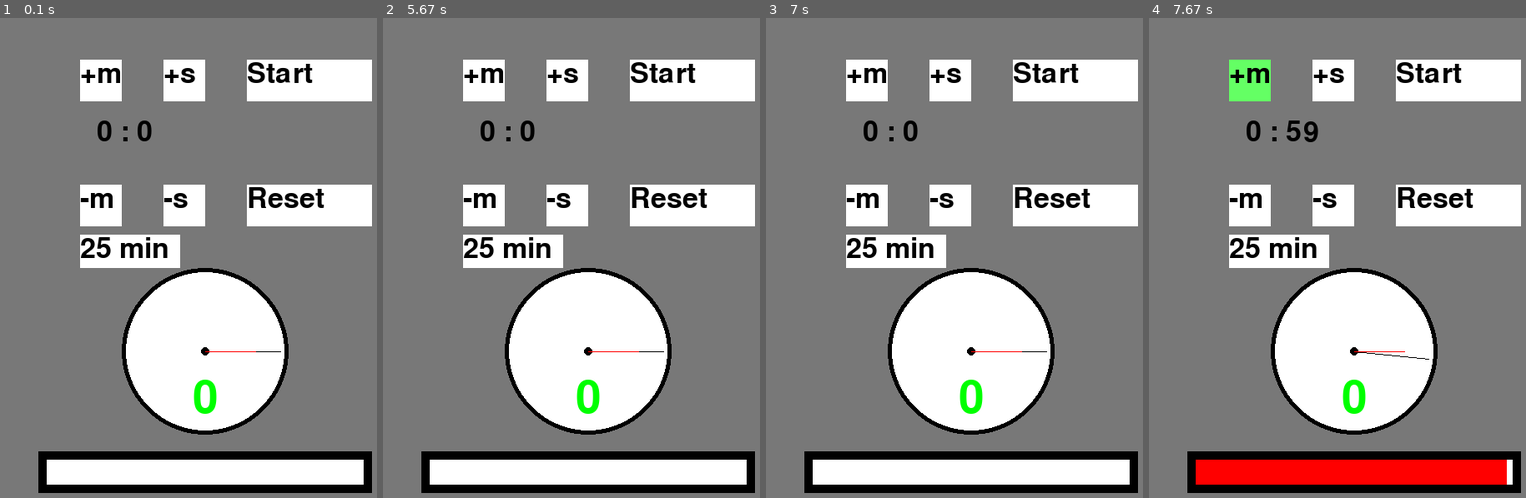
Above: before the commit, frames 1-4 (left to right).
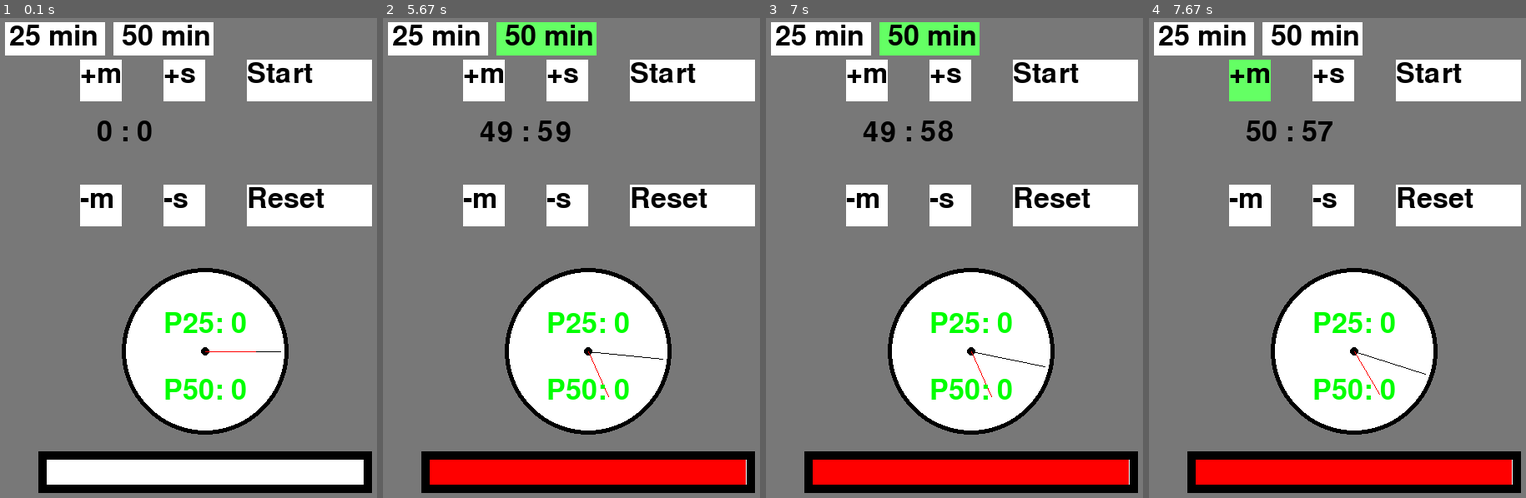
Above: after the commit, the same moments.

Repository: thiencao264/git-hub-python
Game: pygame game, started from Pomodoro Timer/count_down_clock.py
The game is run twice, just before and just after one commit, with the same random seed, the same clock (stepped at 60 frames per second) and the same inputs.
Inputs (mouse positions are in pixels of both pictures, inside the frame that each line leads up to):
- Up to frame 1 (0.1 s): no input
- Up to frame 2 (5.67 s): click "Start" at 0.38 s; click (545, 37) at 4.28 s, where only the run after the commit has a clickable "50 min"
- Up to frame 3 (7 s): click "+m" at 6.13 s
- Up to frame 4 (7.67 s): click "25 min" at 7.18 s

The runs differ from the first frame. In frame 1, 6.5% of the frame differs, in the area x 1-66%, y 0-83%; in frame 2, 11%, in the area x 1-97%, y 0-98%; in frame 3, 11%; in frame 4, 7.1%.

Commit message:
Timer Clock Version 1.0.0.2

Diff:
--- a/Pomodoro Timer/count_down_clock.py
+++ b/Pomodoro Timer/count_down_clock.py
@@ -25,6 +25,12 @@
 count_pomodoro_day = 0
 start = False
 break_time = 0
+
+count_pomodoro25_day = 0
+count_pomodoro50_day = 0
+select_time25 = 0
+select_time50 = 0
+
 
 # Font:
 # 01: Create Font
@@ -35,9 +41,10 @@
 text_4 = font.render('-s', True, BLACK)
 text_5 = font.render('Start', True, BLACK)
 text_6 = font.render('Reset', True, BLACK)
-text_7 = font.render('25 min', True, BLACK)
-
+text_70 = font.render('25 min', True, BLACK)
+text_71 = font.render('50 min', True, BLACK)
 text_8 = font.render('BREAK TIME 5 MINUTES', True, GREEN)
+
 
 
 
@@ -85,9 +92,13 @@
     if (300 < mouse_x < 450) and (200 < mouse_y < 250): # Reset
         pygame.draw.rect(screen, WHITE1, (300, 200, 150, 50))
 
-    pygame.draw.rect(screen, WHITE, (100, 260, 120, 40)) # 25 minute
-    if (100 < mouse_x < 220) and (260 < mouse_y < 300):
-        pygame.draw.rect(screen, WHITE1, (100, 260, 120, 40))
+    pygame.draw.rect(screen, WHITE, (10, 5, 120, 40)) # 25 minute
+    if (10 < mouse_x < 130) and (5 < mouse_y < 45):
+        pygame.draw.rect(screen, WHITE1, (10, 5, 120, 40))
+
+    pygame.draw.rect(screen, WHITE, (140, 5, 120, 40)) # 50 minute
+    if (140 < mouse_x < 260) and (5 < mouse_y < 45):
+        pygame.draw.rect(screen, WHITE1, (140, 5, 120, 40))
 
 
 
@@ -100,7 +111,8 @@
     screen.blit(text_5, (300, 50))
     screen.blit(text_6, (300, 200))
 
-    screen.blit(text_7, (100, 260))
+    screen.blit(text_70, (15, 5))
+    screen.blit(text_71, (150, 5))
     #Draw cirle
     pygame.draw.circle(screen, BLACK, (250, 400), 100)
     pygame.draw.circle(screen, WHITE, (250, 400), 95)
@@ -124,41 +136,52 @@
         #Press mounse on the area
         if event.type == pygame.MOUSEBUTTONDOWN:
             if event.button == 1:
-                if (100 < mouse_x < 220) and (260 < mouse_y < 300): # 25
+                if (10 < mouse_x < 130) and (5 < mouse_y < 45): # mouse move to 25 minutes
                     print("press + 25minute")
                     total_secs = 25 * 60
                     total = total_secs
-
-                if (100 < mouse_x < 150) and (50 < mouse_y < 100): # + minute
+                    select_time25 = 1
+                    select_time50 = 0
+                    text_8 = font.render('BREAK TIME 5 MINUTES', True, GREEN)
+
+                if (140 < mouse_x < 260) and (5 < mouse_y < 45): # mouse move to 50 minutes
+                    print("press + 50minute")
+                    total_secs = 50 * 60
+                    total = total_secs
+                    select_time25 = 0
+                    select_time50 = 1
+                    text_8 = font.render('BREAK TIME 10 MINUTES', True, GREEN)
+
+                if (100 < mouse_x < 150) and (50 < mouse_y < 100): # mouse move to + minute
                     print("press +minute")
                     total_secs += 60
                     total = total_secs
 
-                if (200 < mouse_x < 250) and (50 < mouse_y < 100): # - second
+                if (200 < mouse_x < 250) and (50 < mouse_y < 100): # mouse move to - second
                     print("press +second")
                     total_secs += 1
                     total = total_secs
 
 
-                if (100 < mouse_x < 150) and (200 < mouse_y < 250): # - minute
+                if (100 < mouse_x < 150) and (200 < mouse_y < 250): # mouse move to - minute
                     print("press -minutes")
                     total_secs -= 60
                     total = total_secs
 
 
-                if (200 < mouse_x < 250) and (200 < mouse_y < 250): # - second
+                if (200 < mouse_x < 250) and (200 < mouse_y < 250): # mouse move to - second
                     print("press -second")
                     total_secs -= 1
                     total = total_secs
 
 
-                if (300 < mouse_x < 450) and (50 < mouse_y < 100): # Start
+                if (300 < mouse_x < 450) and (50 < mouse_y < 100): # mouse move to Start
                     print("press Start")
                     start = True
                     total = total_secs
 
 
-                if (300 < mouse_x < 450) and (200 < mouse_y < 250): # Reset
+                if (300 < mouse_x < 450) and (200 < mouse_y < 250): # mouse move to Reset
                     print("press Reset")
                     total_secs = 0
                     total = total_secs
@@ -179,7 +202,12 @@
         if total_secs == 0 and break_time == 0:
             pygame.mixer.Sound.play(sound)
             break_time = 1
-            total_secs = 300
+
+            if select_time25 == 1:
+                total_secs = 300
+            if select_time50 == 1:
+                total_secs = 600
+
             total = total_secs
 
 
@@ -189,10 +217,15 @@
             break_time = 0
             total_secs = 0
             start = False
-            count_pomodoro_day += 1
+            if select_time25 == 1:
+                count_pomodoro25_day += 1
+            if select_time50 == 1:
+                count_pomodoro50_day += 1
+
+            # count_pomodoro_day += 1
 
         if total_secs != 0 and break_time == 1:
-            screen.blit(text_8, (50, 400))
+            screen.blit(text_8, (50, 395))
 
 
         if total_secs < 0:
@@ -235,10 +268,13 @@
 
 
 
-    font1 = pygame.font.SysFont(str(count_pomodoro_day), 80)
-    text_9 = font1.render(str(count_pomodoro_day), True, GREEN)
-    screen.blit(text_9, (235, 430))
-
+    font10 = pygame.font.SysFont(str(count_pomodoro_day), 50)
+    text_90 = font10.render('P25: ' + str(count_pomodoro25_day), True, GREEN)
+    screen.blit(text_90, (200, 350))
+
+    font11 = pygame.font.SysFont(str(count_pomodoro_day), 50)
+    text_91 = font11.render('P50: ' + str(count_pomodoro50_day), True, GREEN)
+    screen.blit(text_91, (200, 430))
 
 
 
